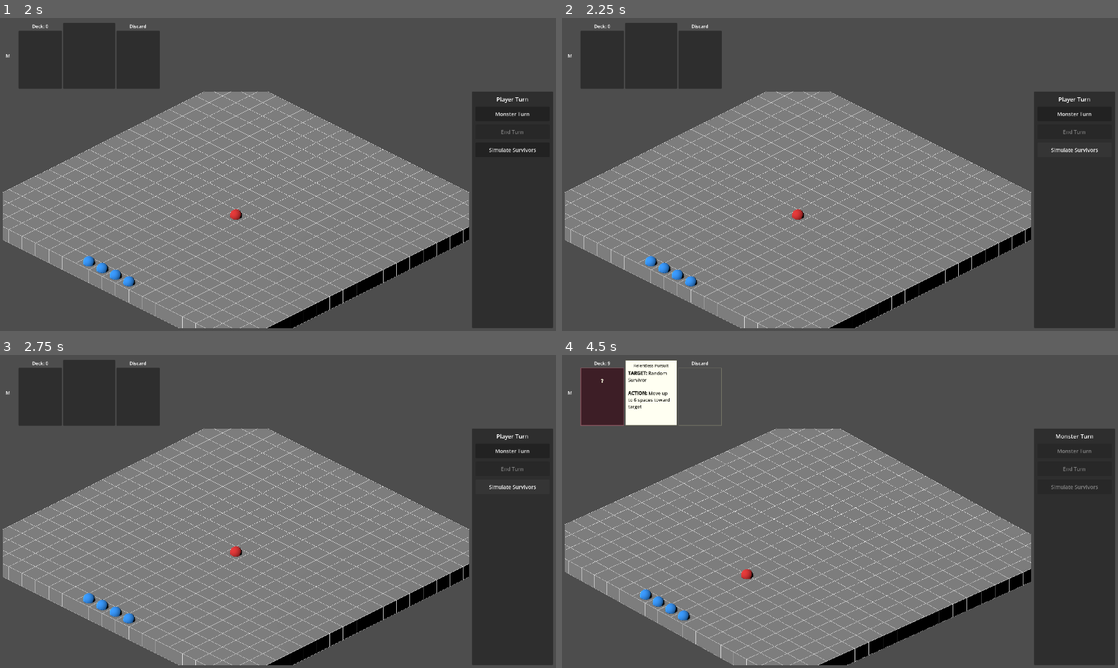
Above: before the commit, frames 1-4 (two rows, left to right).
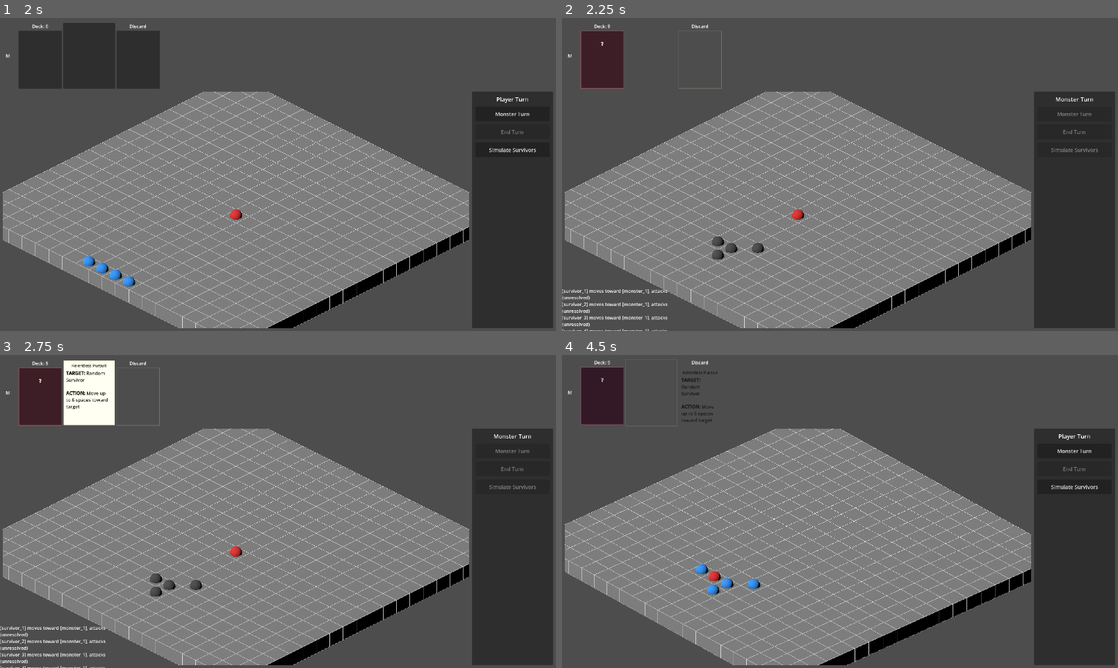
Above: after the commit, the same moments.

Repository: aartcmeijer-hash/silt-2
Game: Godot game, scene res://scenes/menus/main_menu.tscn
Two runs of this game, one before a commit and one after it. Both use one fixed random seed, a clock stepped at 60 frames per second and the inputs below.
Inputs (mouse positions are in pixels of both pictures, inside the frame that each line leads up to):
- Up to frame 1 (2 s): click "Play" at 0.5 s; click "Low risk, low reward" at 1.25 s
- Up to frame 2 (2.25 s): click "Simulate Survivors" at 2 s
- Up to frame 3 (2.75 s): no input
- Up to frame 4 (4.5 s): click (1073, 452) at 2.75 s, where only the run before the commit has a clickable "Monster Turn"; move the mouse to (962, 495) at 3.52 s; hold E (rotate_right) 3.53-4.28 s; click (962, 495) at 3.67 s; move the mouse to (728, 527) at 4.27 s; hold Q (rotate_left) from 4.28 s (still down)

Frame 1 is identical in both runs. In frame 2, 4.7% of the frame differs, in the area x 0-97%, y 1-100%; in frame 3, 4.7%; in frame 4, 2.9%.
Error before the commit: Parse Error: Cannot infer the type of "d" variable because the value doesn't have a set type. (res://scripts/game/player_turn_controller.gd:133)

Commit message:
fix: explicit int type on d to resolve GDScript parser error

Diff:
--- a/scripts/game/player_turn_controller.gd
+++ b/scripts/game/player_turn_controller.gd
@@ -130,7 +130,7 @@
 			var best_tile := survivor_grid_pos
 			var best_tile_dist := nearest_dist + 1
 			for tile in valid_tiles:
-				var d := abs(tile.x - monster_grid_pos.x) + abs(tile.y - monster_grid_pos.y)
+				var d: int = abs(tile.x - monster_grid_pos.x) + abs(tile.y - monster_grid_pos.y)
 				if d < best_tile_dist:
 					best_tile_dist = d
 					best_tile = tile
